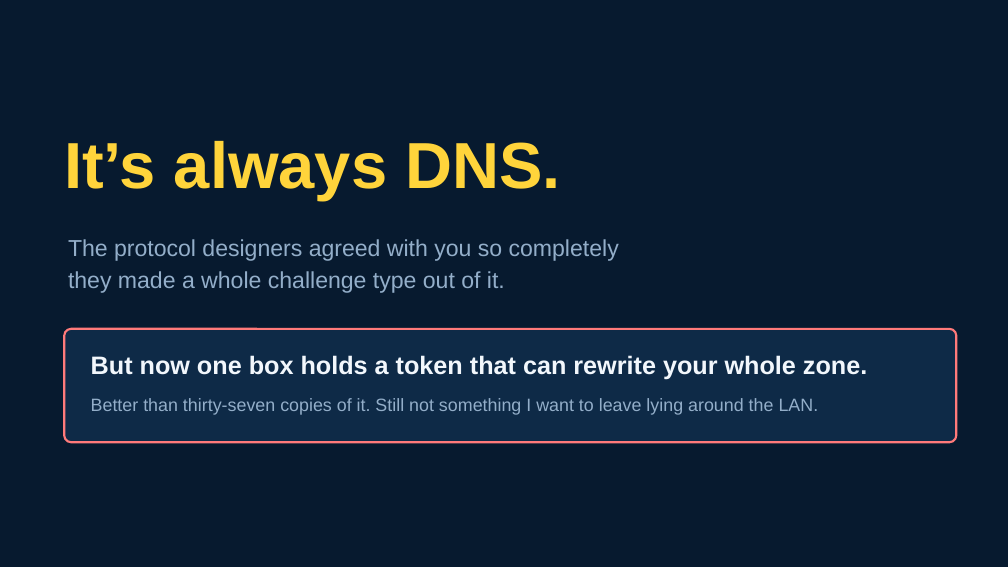
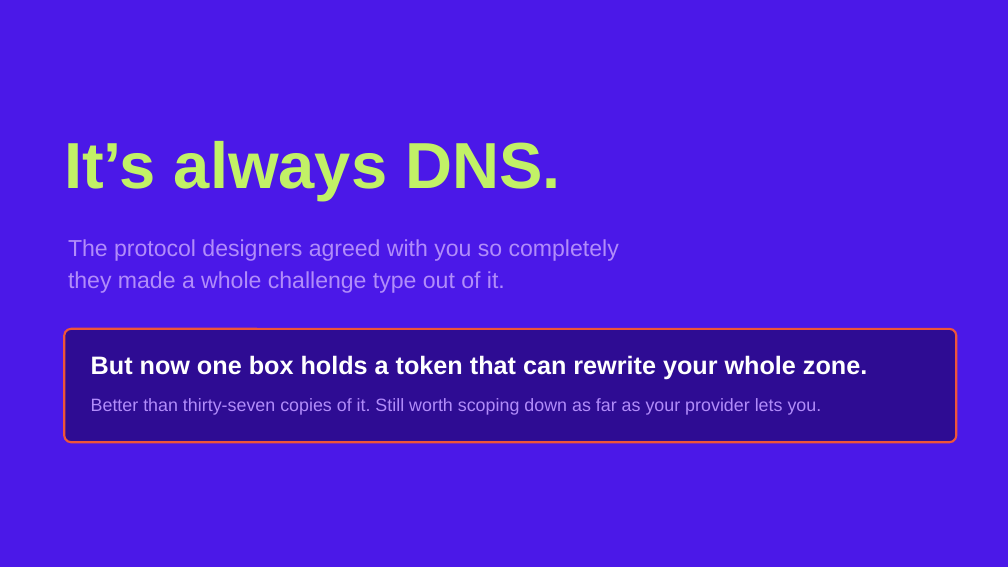
Before and after one commit to smallsam/acme-lan, a slide deck: slide 11 of talks/pycon-au-2026/acme-lan-pycon-au-2026.pptx (slide 10 before the commit). Drawn at 1008x567 pixels with LibreOffice and Linux fonts; fonts in the diff are those of the drawing. Boxes give left, top, right and bottom in pixels: in the first picture for what was removed or moved away, otherwise in the second. Text is boxed around its words. In the diff, an @@ line names an element or a change of style, - is before the commit and + after.

```diff
--- a/talks/pycon-au-2026/acme-lan-pycon-au-2026.pptx
+++ b/talks/pycon-au-2026/acme-lan-pycon-au-2026.pptx
@@ background #071A2F to #4B18E8 @@
@@ text "It’s always DNS." at [64,141,560,201]: text colour #FFD43B to #C2F166 @@
@@ text "The protocol designers agreed with ..." at [68,239,619,293]: text colour #93AEC9 to #B18CFA @@
@@ rounded rectangle at [64,329,957,442]: fill #0E2A47 to #2E0C93; outline #FF7A7A 2 pt to #EF5539 2 pt @@
@@ text "But now one box holds ..." at [91,355,867,380]: text colour #F2F7FC to #FFFFFF @@
@@ text at [91,398,822,415]: text changed; text colour #93AEC9 to #B18CFA @@
-Better than thirty-seven copies of it. Still not something I want to leave lying around the LAN.
+Better than thirty-seven copies of it. Still worth scoping down as far as your provider lets you.
```
Also in this commit, not shown: 17 other slides changed, 3 slides added, 2 slides removed, 4 other files.
